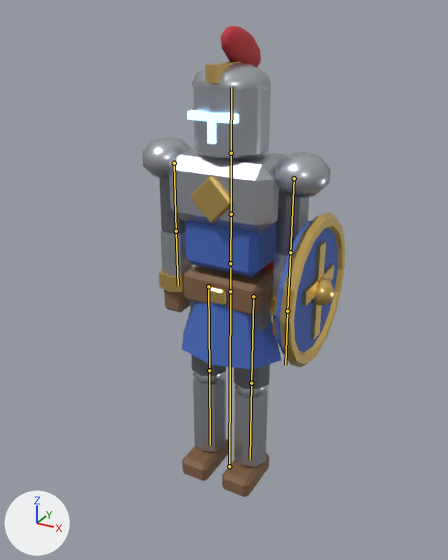
The glTF model game/assets/hero.glb as it was, and as the next commit left it.
The view is the same before and after, from a 50 mm camera at (1.15, -2.15, 2.08) aimed at (-0.01, -0.05, 1.02). Arrows for +X, +Y and +Z are at lower left; the lights stay in place. The older version comes first. The bones that change, and the others that lie on the model, are drawn over the model as lines.

The first picture shows 'Hero'.
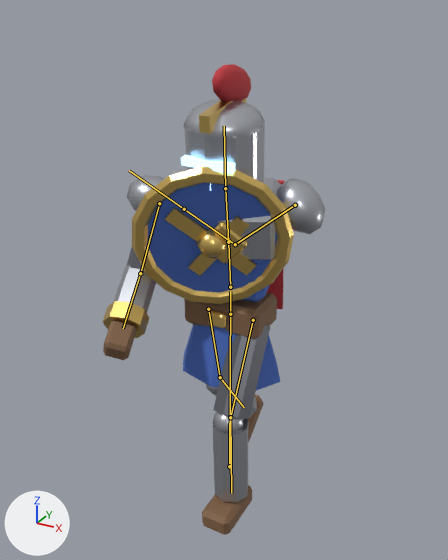
The newer file adds an action. The first version stands in its rest pose; the second is drawn at frame 17 of the action 'Block'.

Boxes (x1, y1, x2, y2) around the edits, measured in the pictures (448 x 560 px):
'Hero', posed (10% wider): before (143, 26, 345, 497); after (102, 64, 325, 535)
bone 'hips', root to tip: before (230, 291) to (230, 268); after (230, 314) to (230, 291)
bone 'spine', root to tip: before (230, 263) to (231, 214); after (230, 287) to (228, 242)
bone 'chest', root to tip: before (231, 214) to (231, 153); after (228, 242) to (225, 188)
bone 'head', root to tip: before (231, 153) to (231, 87); after (225, 188) to (224, 126)
bone 'upperarm_L', root to tip: before (294, 178) to (290, 252); after (295, 205) to (235, 244)
bone 'forearm_L', root to tip: before (290, 252) to (287, 311); after (235, 244) to (184, 209)
bone 'upperarm_R', root to tip: before (174, 163) to (176, 231); after (159, 203) to (140, 273)
bone 'forearm_R', root to tip: before (176, 231) to (178, 285); after (140, 273) to (123, 328)
bone 'thigh_L', root to tip: before (253, 296) to (251, 383); after (253, 320) to (230, 417)
bone 'shin_L', root to tip: before (251, 383) to (250, 459); after (230, 417) to (231, 493)
bone 'thigh_R', root to tip: before (208, 286) to (209, 370); after (208, 309) to (220, 377)
bone 'shin_R', root to tip: before (209, 370) to (210, 444); after (220, 377) to (244, 407)

The change in detail:
Bone 'hips' (bone_hips) moves from (0.0, 0.0, 0.0) to (0.0, -0.11, 0.0).
Bone 'spine' (bone_spine) turns from (0, 0, 0) to (8, 12, 0) degrees about its own x, y and z.
Bone 'chest' (bone_chest) turns from (0, 0, 0) to (6, 10, 0) degrees about its own x, y and z.
Bone 'head' (bone_head) turns from (0, 0, 0) to (-4, -18, 0) degrees about its own x, y and z.
Bone 'upperarm_L' (bone_upperarm_l) turns from (0, 0, 0) to (-62, 85, -8) degrees about its own x, y and z.
Bone 'forearm_L' (bone_forearm_l) turns from (0, 0, 0) to (-78, 0, 0) degrees about its own x, y and z.
Bone 'upperarm_R' (bone_upperarm_r) turns from (0, 0, 0) to (-25, 0, 18) degrees about its own x, y and z.
Bone 'forearm_R' (bone_forearm_r) turns from (0, 0, 0) to (-45, 0, 0) degrees about its own x, y and z.
Bone 'thigh_L' (bone_thigh_l) turns from (0, 0, 0) to (-28, 0, 0) degrees about its own x, y and z.
Bone 'shin_L' (bone_shin_l) turns from (0, 0, 0) to (30, 0, 0) degrees about its own x, y and z.
Bone 'thigh_R' (bone_thigh_r) turns from (0, 0, 0) to (14, 0, 0) degrees about its own x, y and z.
Bone 'shin_R' (bone_shin_r) turns from (0, 0, 0) to (24, 0, 0) degrees about its own x, y and z.
